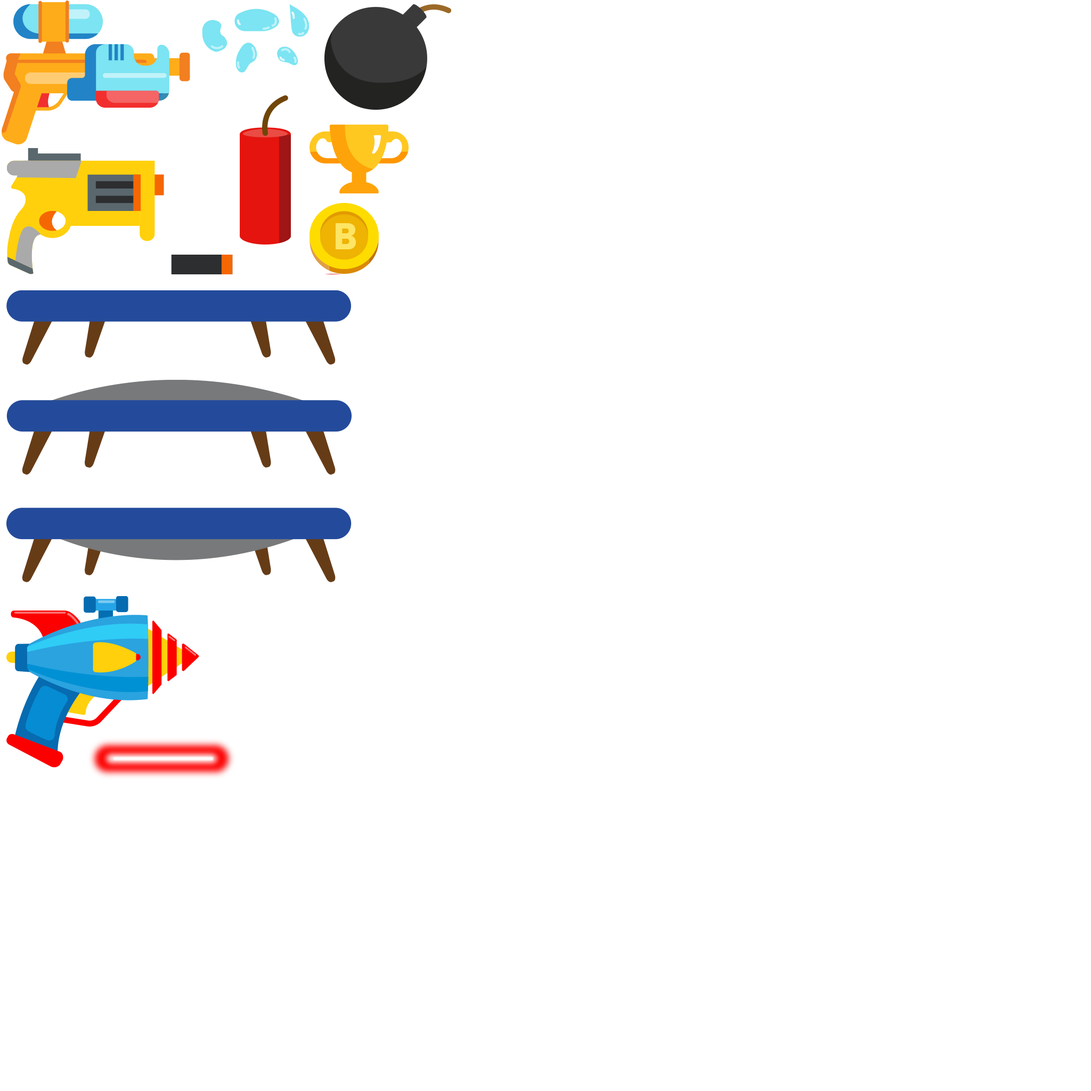
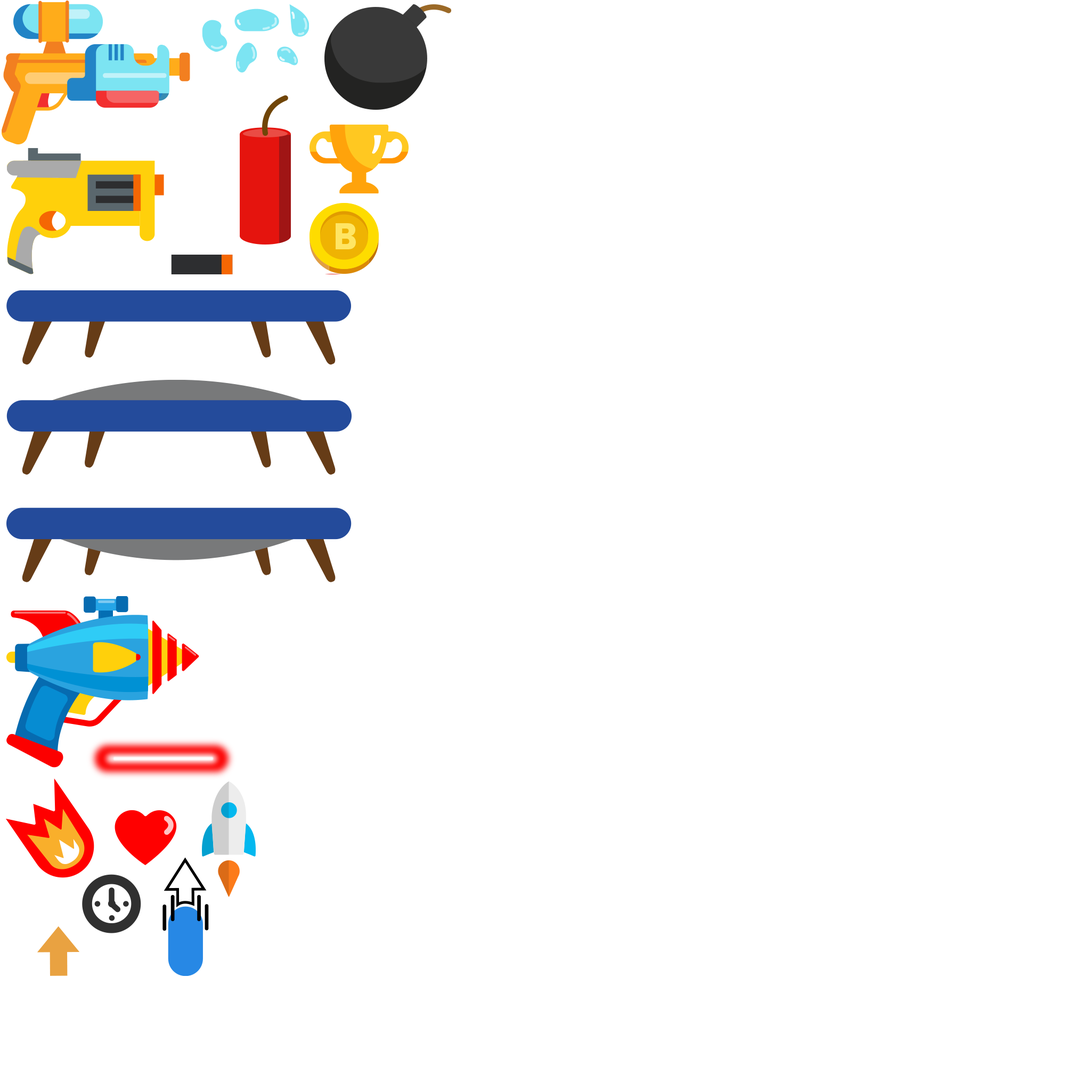
Layers edited between the first and the second 1091×1091 image:
added layer "Слой 4" above "kid_laser" over [5, 778, 256, 977]
